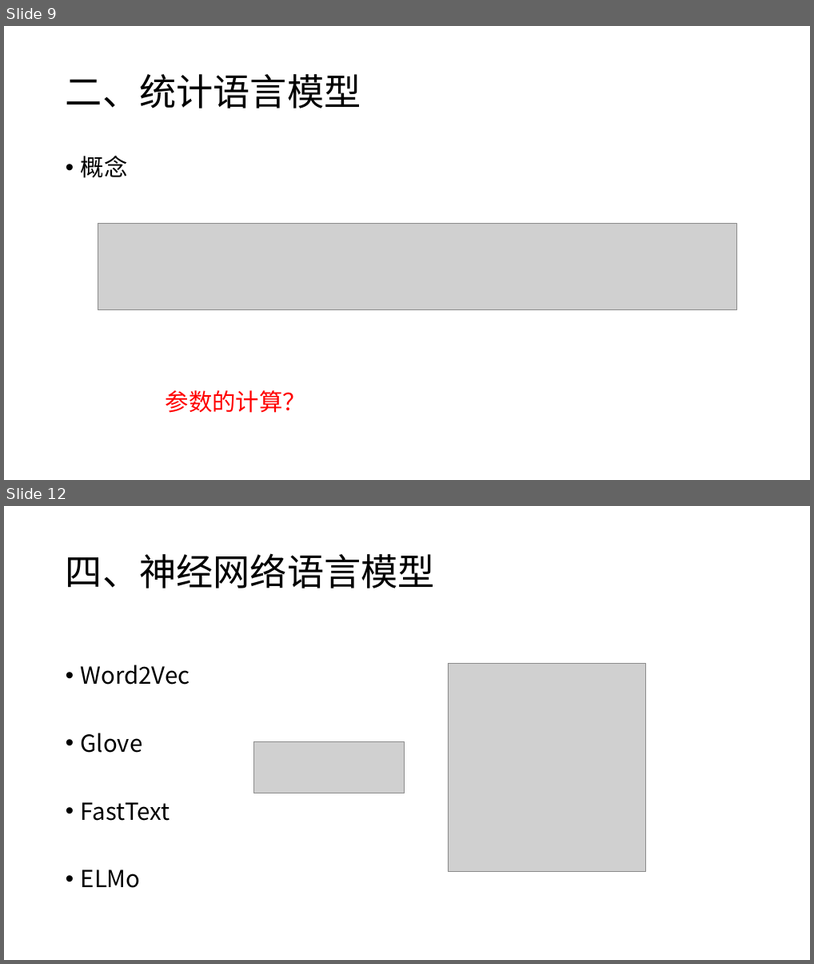
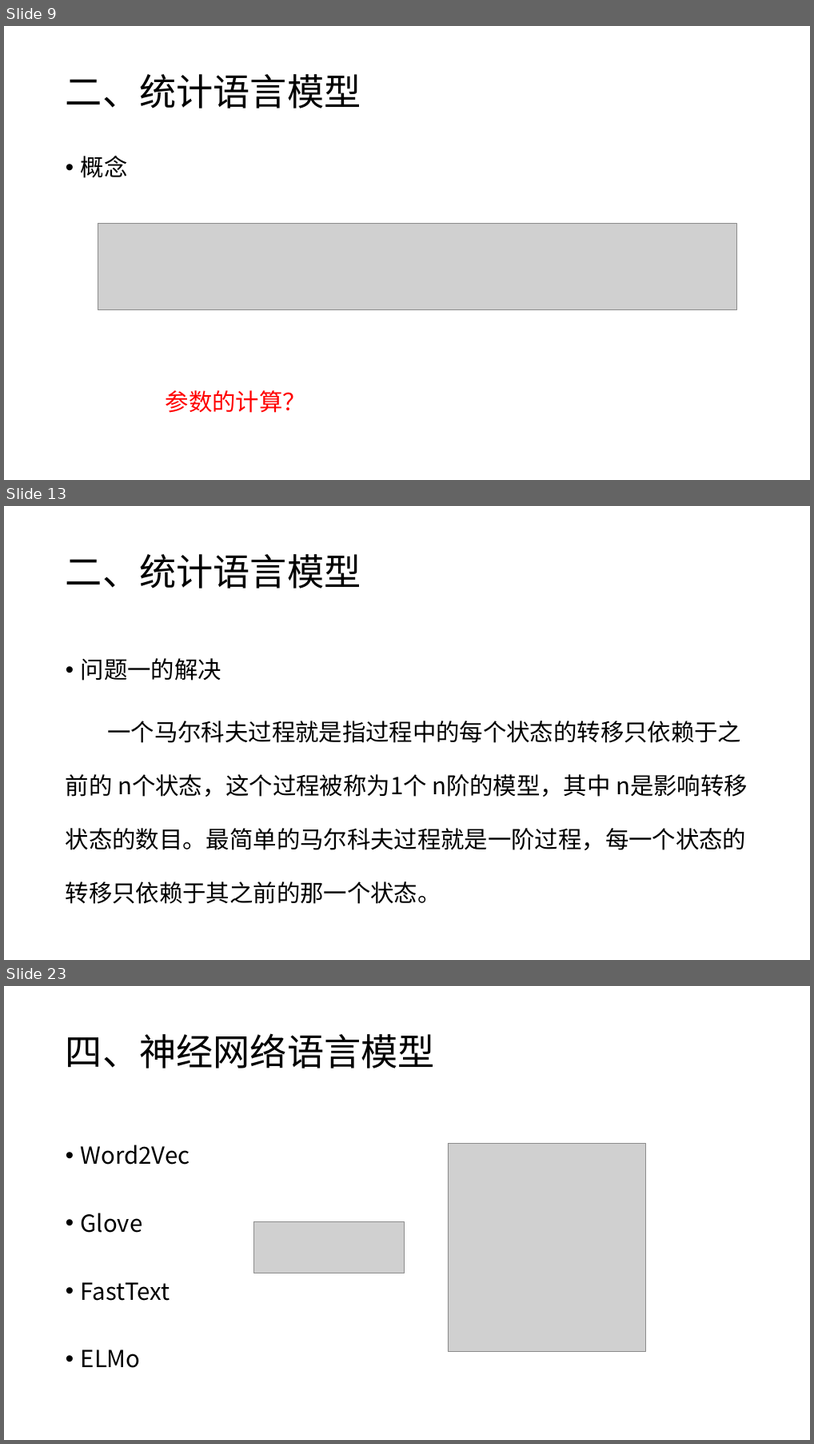
Before and after one commit to charlesXu86/Chatbot_CN, a slide deck: Chatbot_Doc/课程/NLP-4-语言模型.pptx. Shown one above the other, each under a label of ours: slides 9 and 12 before the commit, slides 9, 13 and 23 after it; the slides between them are not shown. The pictures are 814x964 and 814x1444 pixels, drawn with LibreOffice and Linux fonts; fonts in the diff are those of the drawing; grey boxes stand for pictures. Boxes give left, top, right and bottom in pixels: in the first picture for what was removed or moved away, otherwise in the second. Text is boxed around its words. In the diff, an @@ line names an element or a change of style, - is before the commit and + after.

Commit message:
语言模型

```diff
--- a/Chatbot_Doc/课程/NLP-4-语言模型.pptx
+++ b/Chatbot_Doc/课程/NLP-4-语言模型.pptx
@@ slide 13 added at [4, 506, 810, 960], background #FFFFFF @@
@@ title added at [66, 554, 362, 588], 44 pt, text #000000 @@
+二、统计语言模型
@@ text added at [66, 658, 746, 904], 28 pt, text #000000 @@
+• 问题一的解决
+一个马尔科夫过程就是指过程中的每个状态的转移只依赖于之前的 n个状态，这个过程被称为1个 n阶的模型，其中 n是影响转移状态的数目。最简单的马尔科夫过程就是一阶过程，每一个状态的转移只依赖于其之前的那一个状态。
@@ what was slide 12 is now slide 23 @@
```
Also in this commit, not shown: 1 slide changed, 10 other slides added.
